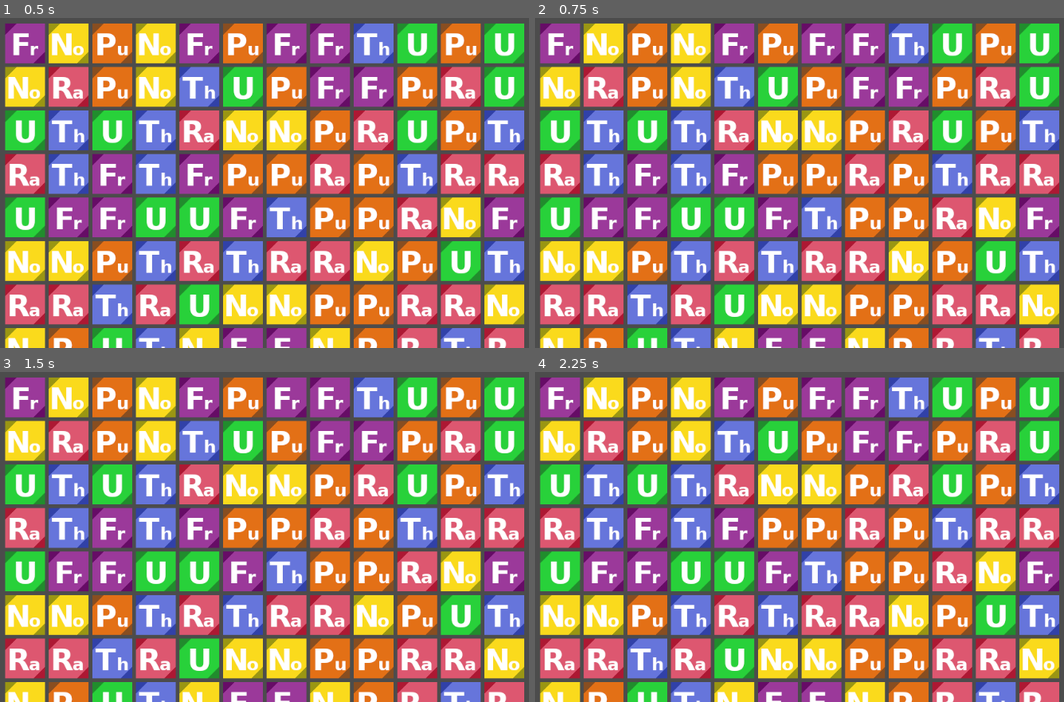
Above: before the commit, frames 1-4 (two rows, left to right).
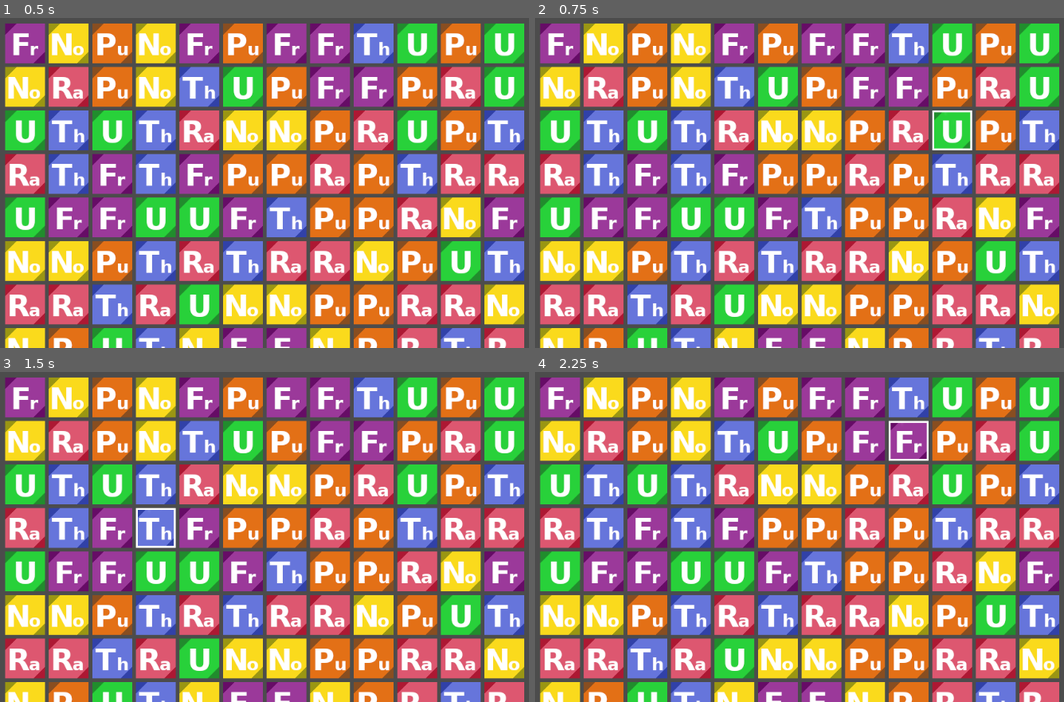
Above: after the commit, the same moments.

Repository: KennyTheBard/abyssal-dive
Game: Godot game, scene res://world/puzzles/nuclear_fusion/NuclearFusion.tscn
Two runs of this game, one before a commit and one after it. Both use one fixed random seed, a clock stepped at 60 frames per second and the inputs below. The project has no main scene, so this scene is started directly.
Inputs (mouse positions are in pixels of both pictures, inside the frame that each line leads up to):
- Up to frame 1 (0.5 s): no input
- Up to frame 2 (0.75 s): tap Enter at 0.5 s; move the mouse to (968, 143) at 0.52 s; click (968, 143) at 0.6 s
- Up to frame 3 (1.5 s): tap Space at 1.25 s; move the mouse to (163, 533) at 1.27 s; click (163, 533) at 1.35 s
- Up to frame 4 (2.25 s): tap Enter at 2 s; move the mouse to (894, 434) at 2.02 s; click (894, 434) at 2.1 s

Frame 1 is identical in both runs. In frame 2, 0.2% of the frame differs, in the area x 75-83%, y 28-41%; in frame 3, 0.2%, in the area x 25-34%, y 41-54%; in frame 4, 0.2%.

Commit message:
Added pieces movement and falling animation

Diff:
--- a/project.godot
+++ b/project.godot
@@ -22,6 +22,14 @@
 
 init="*res://autoload/init.gd"
 
+[input]
+
+select={
+"deadzone": 0.5,
+"events": [ Object(InputEventMouseButton,"resource_local_to_scene":false,"resource_name":"","device":0,"alt":false,"shift":false,"control":false,"meta":false,"command":false,"button_mask":0,"position":Vector2( 0, 0 ),"global_position":Vector2( 0, 0 ),"factor":1.0,"button_index":1,"pressed":false,"doubleclick":false,"script":null)
+ ]
+}
+
 [rendering]
 
 environment/default_environment="res://default_env.tres"
--- a/world/puzzles/nuclear_fusion/NuclearFusion.gd
+++ b/world/puzzles/nuclear_fusion/NuclearFusion.gd
@@ -5,6 +5,14 @@
 export (int) var x_start;
 export (int) var y_start;
 export (int) var offset;
+
+export (float) var swap_time = 0.25
+export (float) var fall_time = 0.5
+export (float) var fall_delay = 0.25
+
+onready var board = $Board
+onready var selected_border = $SelectedBorder
+onready var swap_timer: Timer = $SwapTimer
 
 var pieces = [
 	preload("res://world/puzzles/nuclear_fusion/atoms/Francium.tscn"),
@@ -17,9 +25,16 @@
 
 var all_pieces = []
 
+var selection = null setget set_selection
+var swap_first = null
+var swap_last = null
+
+
 func _ready():
 	all_pieces = make_2d_array()
 	init_grid()
+	selected_border.visible = false
+	swap_timer.connect("timeout", self, "_on_SwapTimer_timeout")
 
 
 func make_2d_array():
@@ -37,14 +52,11 @@
 			var rand = floor(rand_range(0, pieces.size()))
 			var piece = pieces[rand].instance()
 
-			if match_at(i, j, piece.elementName):
-				print(i, j, piece.elementName)
-
 			while match_at(i, j, piece.elementName):
 				rand = int(rand + 1) % pieces.size()
 				piece = pieces[rand].instance()
 
-			add_child(piece)
+			board.add_child(piece)
 			piece.position = grid_to_pixel(i, j)
 			all_pieces[i][j] = piece
 
@@ -67,3 +79,118 @@
 	var new_x = x_start + offset * column
 	var new_y = y_start - offset * row
 	return Vector2(new_x, new_y)
+
+
+func pixel_to_grid(pixel_x, pixel_y) -> Vector2:
+	var new_x = round((pixel_x - x_start) / offset)
+	var new_y = round((pixel_y - y_start) / -offset)
+	return Vector2(new_x, new_y)
+
+
+func swap_pieces(first: Vector2, second: Vector2, start_timer: bool = true):
+	var first_pos = all_pieces[first.x][first.y].position
+	var second_pos = all_pieces[second.x][second.y].position
+	all_pieces[first.x][first.y].move_to(second_pos, swap_time)
+	all_pieces[second.x][second.y].move_to(first_pos, swap_time)
+
+	if start_timer:
+		swap_timer.start(swap_time)
+
+	var aux_piece = all_pieces[first.x][first.y]
+	all_pieces[first.x][first.y] = all_pieces[second.x][second.y]
+	all_pieces[second.x][second.y] = aux_piece
+
+
+func fall_piece(grid_src: Vector2, grid_dest: Vector2):
+	var pos = grid_to_pixel(grid_dest.x, grid_dest.y)
+	all_pieces[grid_src.x][grid_src.y].fall_to(pos, fall_time, fall_delay)
+	all_pieces[grid_dest.x][grid_dest.y] = all_pieces[grid_src.x][grid_src.y]
+	all_pieces[grid_src.x][grid_src.y] = null
+
+
+func set_selection(new_selection):
+	if selection != null && new_selection == null:
+		selected_border.visible = false
+	elif selection == null && new_selection != null:
+		selected_border.visible = true
+
+	selection = new_selection
+	if selection != null && all_pieces[selection.x][selection.y] != null:
+		selected_border.position = all_pieces[selection.x][selection.y].position
+
+
+func is_inside_grid(col, row):
+	if col >= 0 && col < width:
+		if row >= 0 && row < height:
+			return true
+	return false
+
+
+func selection_input():
+	if Input.is_action_just_pressed("select"):
+		var pos = get_global_mouse_position()
+		var grid_pos = pixel_to_grid(pos.x, pos.y)
+
+		if is_inside_grid(grid_pos.x, grid_pos.y):
+			if selection == null:
+				set_selection(grid_pos)
+			elif abs(grid_pos.x - selection.x) + abs(grid_pos.y - selection.y) > 1:
+				set_selection(grid_pos)
+			else:
+				swap_pieces(selection, grid_pos)
+				swap_first = selection
+				swap_last = grid_pos
+				set_selection(null)
+
+
+func check_for_matches():
+	var matches = []
+	for i in width:
+		for j in height:
+			if all_pieces[i][j] != null:
+				var element = all_pieces[i][j].elementName
+				if i > 0 && i < width - 1:
+					if all_pieces[i-1][j] != null && all_pieces[i+1][j]:
+						if all_pieces[i-1][j].elementName == element && all_pieces[i+1][j].elementName == element:
+							matches.append(Vector2(i-1, j))
+							matches.append(Vector2(i, j))
+							matches.append(Vector2(i+1, j))
+				if j > 0 && j < height - 1:
+					if all_pieces[i][j-1] != null && all_pieces[i][j+1]:
+						if all_pieces[i][j-1].elementName == element && all_pieces[i][j+1].elementName == element:
+							matches.append(Vector2(i, j-1))
+							matches.append(Vector2(i, j))
+							matches.append(Vector2(i, j+1))
+	return matches
+
+
+func score_matches() -> bool:
+	var matches = check_for_matches()
+	var deleted_pos = []
+	for pos in matches:
+		if all_pieces[pos.x][pos.y] != null:
+			board.remove_child(all_pieces[pos.x][pos.y])
+			all_pieces[pos.x][pos.y] = null
+			deleted_pos.append(pos)
+	refill_board(deleted_pos)
+	return deleted_pos.size() > 0
+
+
+func refill_board(deleted_pos: PoolVector2Array):
+	for i in width:
+		var count_empty = 0
+		for j in height:
+			if all_pieces[i][j] == null:
+				count_empty += 1
+			else:
+				if count_empty > 0:
+					fall_piece(Vector2(i, j), Vector2(i, j - count_empty))
+
+
+func _process(delta):
+	selection_input()
+
+
+func _on_SwapTimer_timeout():
+	if not score_matches():
+		swap_pieces(swap_last, swap_first, false)
--- a/world/puzzles/nuclear_fusion/NuclearFusion.tscn
+++ b/world/puzzles/nuclear_fusion/NuclearFusion.tscn
@@ -1,6 +1,7 @@
-[gd_scene load_steps=2 format=2]
+[gd_scene load_steps=3 format=2]
 
 [ext_resource path="res://world/puzzles/nuclear_fusion/NuclearFusion.gd" type="Script" id=1]
+[ext_resource path="res://world/puzzles/nuclear_fusion/atoms/SelectedBorder.tscn" type="PackedScene" id=2]
 
 [node name="NuclearFusion" type="Node2D"]
 script = ExtResource( 1 )
@@ -9,3 +10,10 @@
 x_start = 80
 y_start = 600
 offset = 70
+
+[node name="Board" type="Node2D" parent="."]
+
+[node name="SelectedBorder" parent="." instance=ExtResource( 2 )]
+
+[node name="SwapTimer" type="Timer" parent="."]
+one_shot = true
--- a/world/puzzles/nuclear_fusion/atoms/Atom.gd
+++ b/world/puzzles/nuclear_fusion/atoms/Atom.gd
@@ -2,5 +2,16 @@
 
 export (String) var elementName
 
+onready var move_tween: Tween = $MoveTween
+
 func _ready():
 	pass
+
+func move_to(dest: Vector2, duration: float):
+	move_tween.interpolate_property(self, "position", position, dest, duration, Tween.TRANS_CUBIC, Tween.EASE_IN_OUT)
+	move_tween.start()
+
+
+func fall_to(dest: Vector2, duration: float, delay: float):
+	move_tween.interpolate_property(self, "position", position, dest, duration, Tween.TRANS_CUBIC, Tween.EASE_IN, delay)
+	move_tween.start()
--- a/world/puzzles/nuclear_fusion/atoms/Atom.tscn
+++ b/world/puzzles/nuclear_fusion/atoms/Atom.tscn
@@ -3,4 +3,7 @@
 [ext_resource path="res://world/puzzles/nuclear_fusion/atoms/Atom.gd" type="Script" id=1]
 
 [node name="Atom" type="Node2D"]
+position = Vector2( -8, 0 )
 script = ExtResource( 1 )
+
+[node name="MoveTween" type="Tween" parent="."]
--- /dev/null
+++ b/world/puzzles/nuclear_fusion/atoms/SelectedBorder.tscn
@@ -0,0 +1,6 @@
+[gd_scene load_steps=2 format=2]
+
+[ext_resource path="res://assets/sprites/atoms/selected.png" type="Texture" id=1]
+
+[node name="SelectedBorder" type="Sprite"]
+texture = ExtResource( 1 )
Binary file added: assets/sprites/atoms/selected.png
Not shown, added: assets/sprites/atoms/selected.png.import
